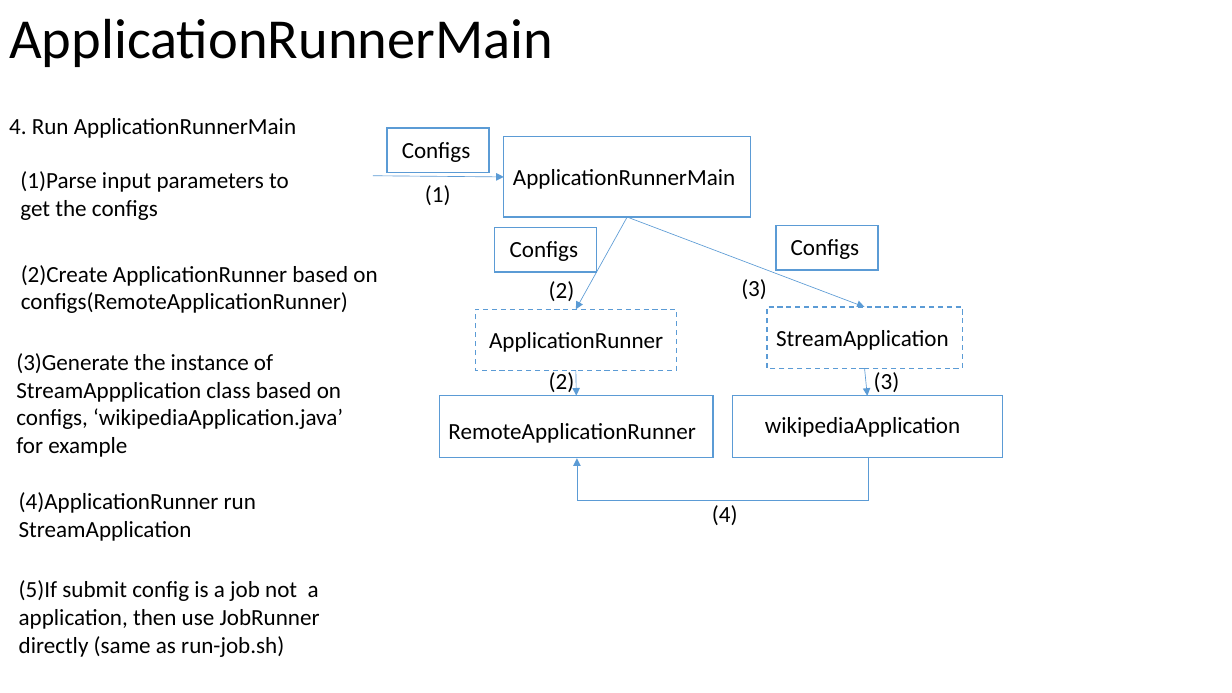
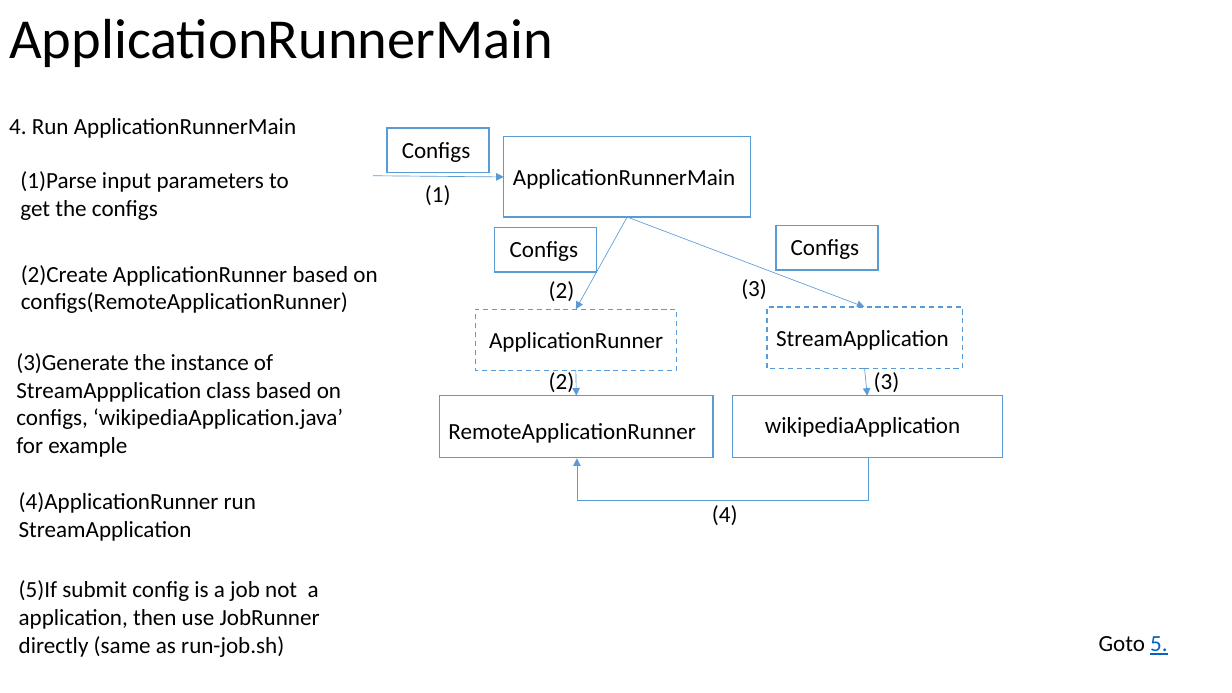
Before and after one commit to Swrrt/Samza-Documents, a slide deck: slide 22 of Documentation/SamzaStructure.pptx. Drawn at 1232x693 pixels with LibreOffice and Linux fonts; fonts in the diff are those of the drawing. Boxes give left, top, right and bottom in pixels: in the first picture for what was removed or moved away, otherwise in the second. Text is boxed around its words. In the diff, an @@ line names an element or a change of style, - is before the commit and + after.

Commit message:
ApplicationRunner is over!

```diff
--- a/Documentation/SamzaStructure.pptx
+++ b/Documentation/SamzaStructure.pptx
@@ text added at bbox=[1099, 636, 1168, 655], 18 pt, text #000000 @@
+Goto 5.
```
Also in this commit, not shown: 8 other slides changed, 5 slides added, 1 slide removed.
